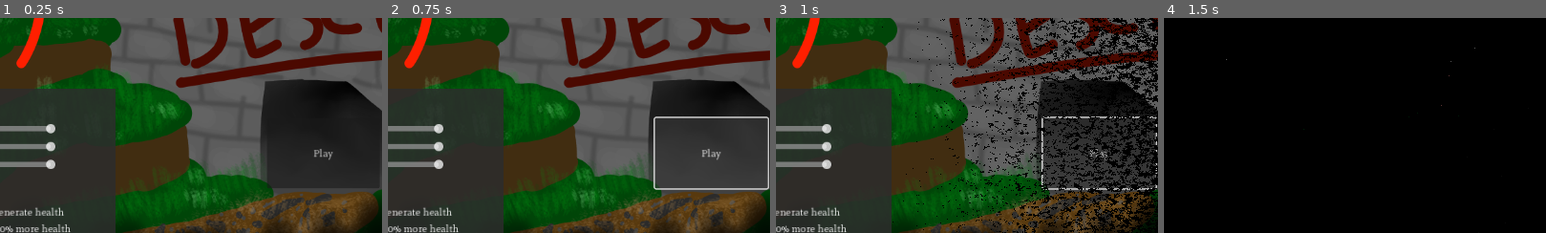
Above: before the commit, frames 1-4 (left to right).
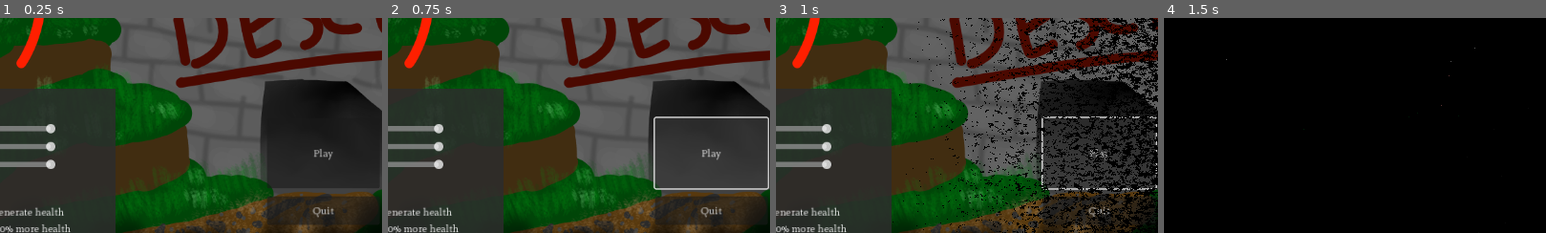
Above: after the commit, the same moments.

Repository: HoneyPony/impish-descent-future
Game: Godot game, scene res://MainMenu.tscn
The game is run twice, just before and just after one commit, with the same random seed, the same clock (stepped at 60 frames per second) and the same inputs.
Inputs:
- Up to frame 1 (0.25 s): no input
- Up to frame 2 (0.75 s): click "Play" at 0.5 s
- Up to frame 3 (1 s): no input
- Up to frame 4 (1.5 s): click "Choose" at 1.25 s
The pictures show only the part of the screen within x 22-72%, y 36-86%; the shares and areas given below are measured in that part.

The runs differ from the first frame. In frame 1, 2.4% of the frame differs, in the area x 70-98%, y 83-97%; in frame 2, 2.4%; in frame 3, 1.5%; in frame 4, nothing differs.

Commit message:
Enable fullscreen ness for better experience

Diff:
--- a/GS.gd
+++ b/GS.gd
@@ -229,6 +229,14 @@
 			print("Oops, we don't support that class yet")
 	return tex
 	#
+
+func _process(delta):
+	if Input.is_action_just_pressed("toggle_fullscreen"):
+
+		if DisplayServer.window_get_mode() == DisplayServer.WINDOW_MODE_FULLSCREEN:
+			DisplayServer.window_set_mode(DisplayServer.WINDOW_MODE_MAXIMIZED)
+		else:
+			DisplayServer.window_set_mode(DisplayServer.WINDOW_MODE_FULLSCREEN)
 #func _process(delta):
 	#print(get_nav_point($"/root/Game".get_global_mouse_position()))
 
@@ -368,4 +376,7 @@
 		8: relic_tripledmg_killself = true
 
 func _ready():
+		# Go in fullscreen for nicer experience..?
+	if OS.get_name() != "Web":
+		DisplayServer.window_set_mode(DisplayServer.WINDOW_MODE_FULLSCREEN)
 	reset_game_state()
--- a/MainMenu.tscn
+++ b/MainMenu.tscn
@@ -41,6 +41,21 @@
 grow_horizontal = 2
 grow_vertical = 2
 text = "Play"
+
+[node name="Quit" type="Button" parent="."]
+layout_mode = 1
+anchors_preset = 8
+anchor_left = 0.5
+anchor_top = 0.5
+anchor_right = 0.5
+anchor_bottom = 0.5
+offset_left = 80.0
+offset_top = 178.0
+offset_right = 250.0
+offset_bottom = 221.0
+grow_horizontal = 2
+grow_vertical = 2
+text = "Quit"
 
 [node name="ColorRect" type="ColorRect" parent="."]
 layout_mode = 0
@@ -131,3 +146,4 @@
 index = 4
 
 [connection signal="pressed" from="PlayButton" to="." method="_on_PlayButton_pressed"]
+[connection signal="pressed" from="Quit" to="." method="_on_quit_pressed"]
--- a/ui/MainMenu.gd
+++ b/ui/MainMenu.gd
@@ -12,3 +12,7 @@
 	Sounds.get_node("GameMusic").seek(0)
 	#print(Sounds.get_node("GameMusic").playing)
 	SceneTransition.change_scene(GS.levels(0))
+
+
+func _on_quit_pressed():
+	get_tree().quit()
Not shown, changed: export_presets.cfg
